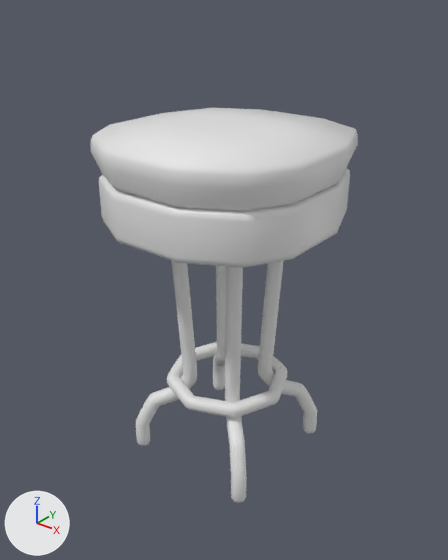
What one commit did to the Blender file Models/breakfast with my son/bench.blend.
The view is the same before and after, from a 50 mm camera at (0.701, -0.89, 0.951) aimed at (0.005, -0.02, 0.411). The axes (+X, +Y, +Z) are drawn at lower left. The lights are the same throughout.

The first picture shows 'bench'.
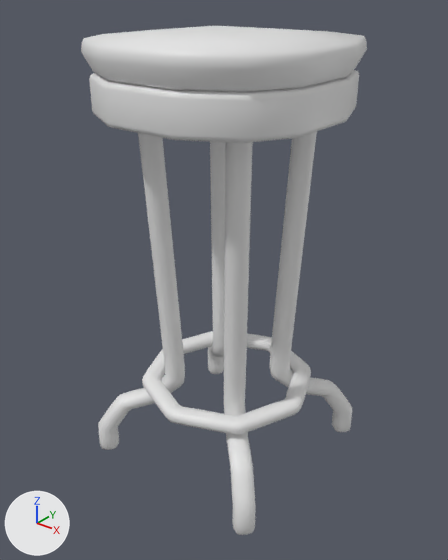
Patch to the scene script:
```diff
--- a/Models/breakfast with my son/bench.blend.py
+++ b/Models/breakfast with my son/bench.blend.py
@@ me_cube_009 @@
 # used by ob_bench; location = (0.0, 0.0, 0.0)
-me_cube_009.from_pydata(...)  # 1904 vertices, 1872 faces; spans x -0.22..0.22, y -0.233..0.217, z 0.0..0.718
+me_cube_009.from_pydata(...)  # 1904 vertices, 1872 faces; spans x -0.22..0.22, y -0.233..0.217, z 0.0..0.874
+# me_cube_009 part 1: the loose piece of 80 vertices spanning x -0.22..0.22, y -0.233..0.217, z 0.63..0.718 is scaled about its middle by (1, 1, 0.764), then moved by (0.0, 0.0, 0.167)
+# me_cube_009 part 2: the loose piece of 80 vertices spanning x -0.211..0.211, y -0.225..0.208, z 0.537..0.648 is scaled about its middle by (1, 1, 0.764), then moved by (0.0, 0.0, 0.186)
+# me_cube_009 part 3: the loose piece of 512 vertices spanning x -0.132..0.132, y -0.133..0.132, z 0.156..0.183 is scaled about its middle by (1.4, 1.4, 1)
+# me_cube_009 part 4: 1232 of 1904 vertices moved; they spanned x -0.152..0.152, y -0.152..0.152, z 0.0..0.554 and now span x -0.213..0.213, y -0.213..0.213, z 0.0..0.753; mean shift (0.0, 0.0, 0.048); largest move (0.081, 0.086, 0.552) -> (0.113, 0.121, 0.749)
 me_cube_009.materials.append(mat_iron)
```

Changed parts and their boxes (x1, y1, x2, y2) in the pictures (448 x 560 px; the box of a moved part takes in the faces that stretch with it):
'bench', reshaped (7% wider, 29% taller): before (91, 108, 358, 503); after (81, 26, 367, 535)
part 1 of me_cube_009, moved or reshaped: before (91, 108, 358, 211); after (81, 26, 367, 92)
part 2 of me_cube_009, moved or reshaped: before (99, 168, 350, 268); after (89, 70, 359, 143)
part 3 of me_cube_009, moved or reshaped: before (167, 342, 287, 418); after (142, 331, 311, 434)
part 4 of me_cube_009, moved or reshaped: before (136, 261, 317, 503); after (98, 132, 352, 535)
